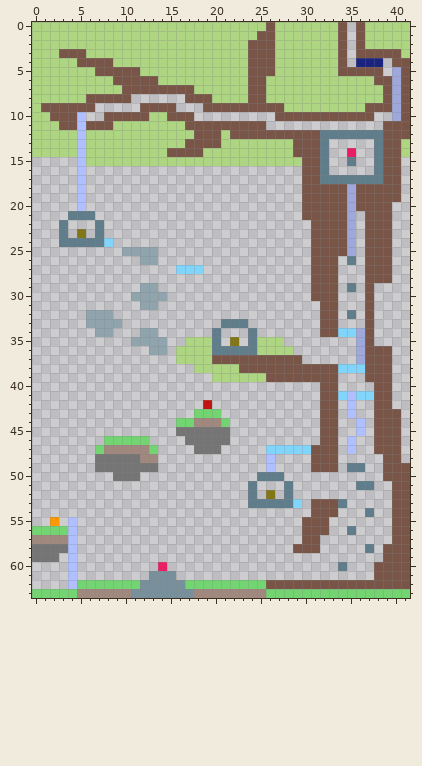
One commit to this pixel-art file: res/levels/lvl3/mapdesign.aseprite. That is the earlier state.
42x64 pixels, 1 frame.
The result:
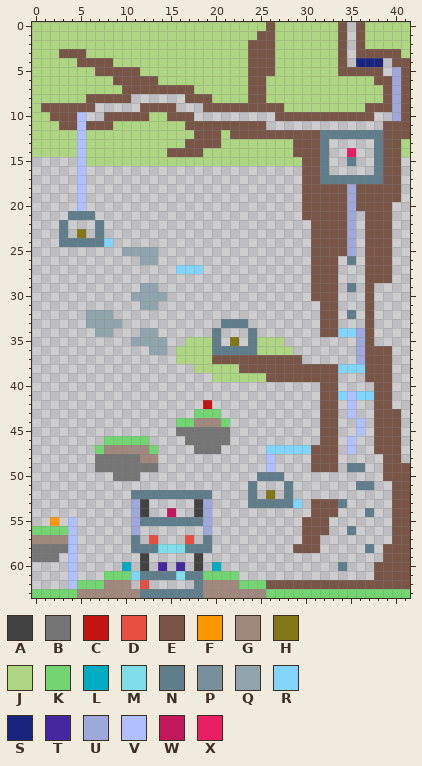
Palette (. is transparent): A #424242  B #757575  C #c41411  D #e84e40  E #795548  F #ff9800  G #a1887f  H #827717  J #aed581  K #72d572  L #00acc1  M #80deea  N #607d8b  P #78909c  Q #90a4ae  R #81d4fa  S #1a237e  T #4527a0  U #9fa8da  V #afbfff  W #c2185b  X #e91e63
Difference:
Changed rows in their new state; - is an unchanged pixel.
first column x 8:
52 ---NNNNNNNNN---
53 ---UA-----AU---
54 ---UA--W--AU---
55 ---UNNNNNNNU---
56 ---U-------U---
57 ---N-D---D-N---
58 ---NNNMMMNNN---
59 ----A-----A----
60 --L-A-T-T-A-L--
61 KKKRNNNNMNNKKKK
62 GGG.D.....NGGGG
63 ---GNNNNNNN----
Changed places in both pictures, as pixel boxes (x1, y1, x2, y2):
changed: (104, 490, 239, 598)
